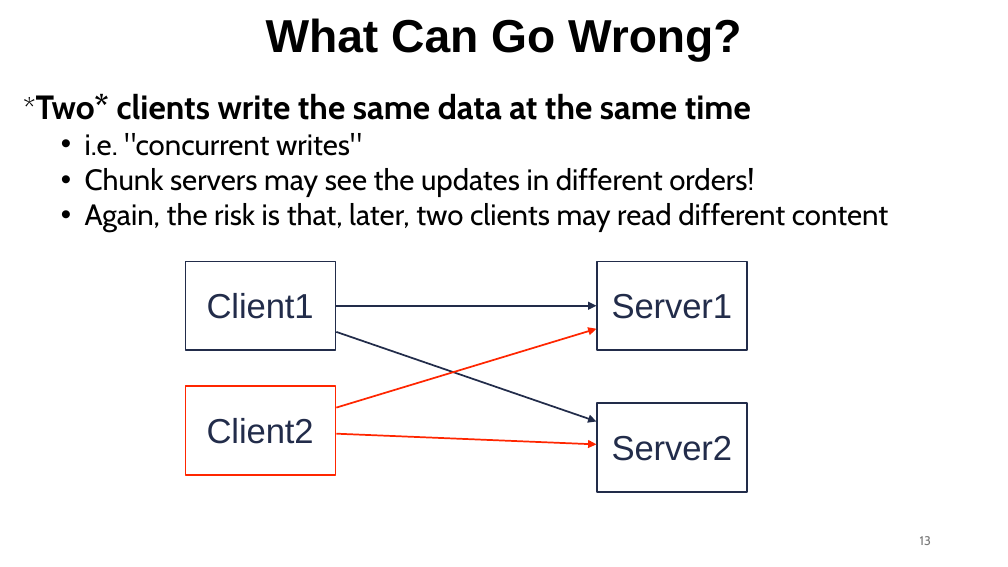
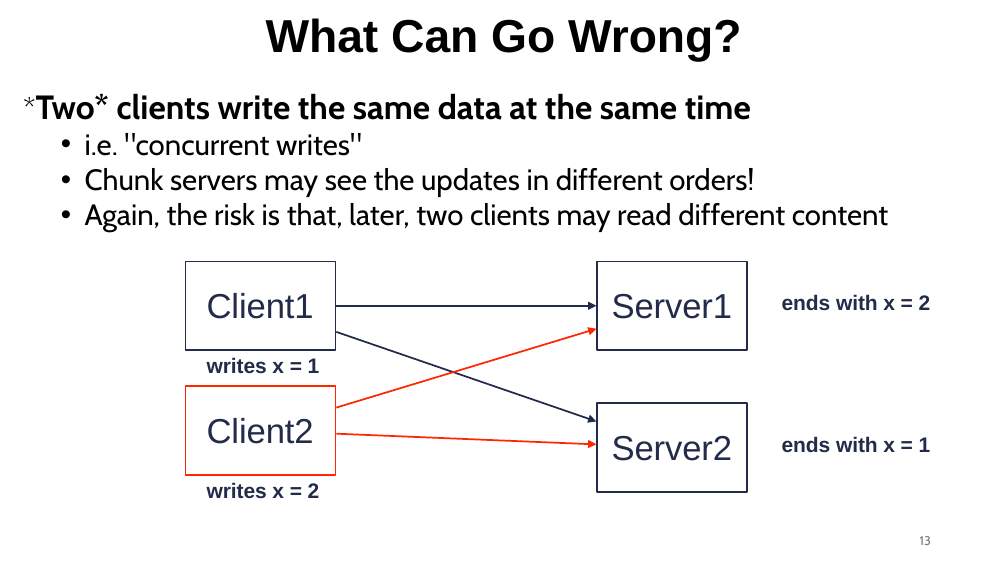
Before and after one commit to ec528/ec528.github.io, a slide deck: slide 13 of slides/fall26/4-gfs.pptx. Drawn at 1008x567 pixels with LibreOffice and Linux fonts; fonts in the diff are those of the drawing. Boxes give left, top, right and bottom in pixels: in the first picture for what was removed or moved away, otherwise in the second. Text is boxed around its words. In the diff, an @@ line names an element or a change of style, - is before the commit and + after.

```diff
--- a/slides/fall26/4-gfs.pptx
+++ b/slides/fall26/4-gfs.pptx
@@ text added at (782, 294, 931, 311), 20 pt, text #222C4A, bold @@
+ends with x = 2
@@ text added at (207, 357, 320, 374), 20 pt, text #222C4A, bold @@
+writes x = 1
@@ text added at (782, 436, 931, 453), 20 pt, text #222C4A, bold @@
+ends with x = 1
@@ text added at (207, 482, 320, 499), 20 pt, text #222C4A, bold @@
+writes x = 2
```
Also in this commit, not shown: 1 other slide changed.
